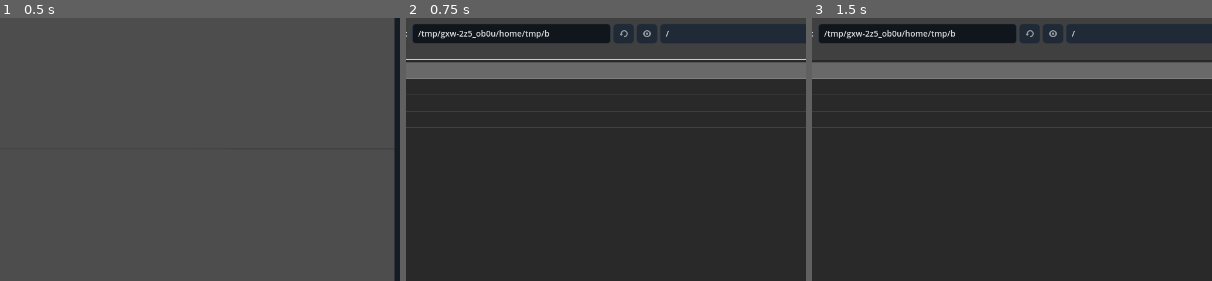
Above: before the commit, frames 1-3 (left to right).
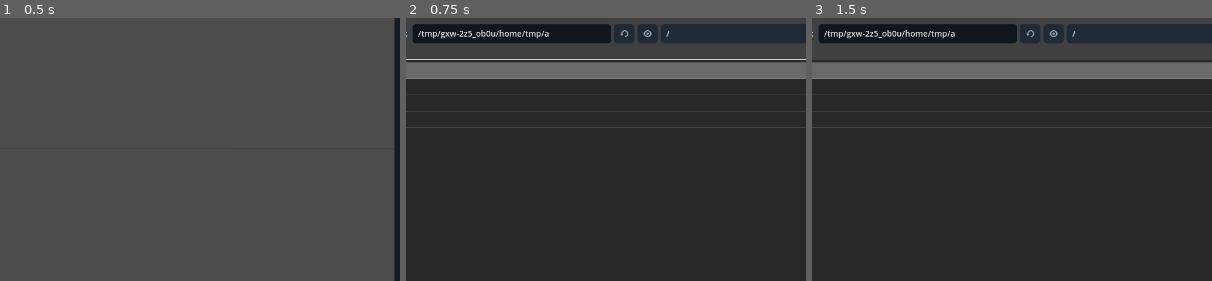
Above: after the commit, the same moments.

Repository: Onnevan/Kabuki
Game: Godot game, scene res://editor/main.tscn
Same seed, same stepped clock (60 frames per second), same inputs: the game is played once before the commit and once after it.
Inputs (mouse positions are % of the whole screen's width and height, from its top left):
- Up to frame 1 (0.5 s): no input
- Up to frame 2 (0.75 s): click "＋ IMPORT" at 0.5 s
- Up to frame 3 (1.5 s): click (37, 77) at 1.27 s; type "12" at 1.35 s
The pictures show only the part of the screen within x 27-77%, y 15-65%; the shares and areas given below are measured in that part.

Frame 1 is identical in both runs. In frame 2, less than 0.1% of the frame differs, in the area x 34-66%, y 3-9%; in frame 3, less than 0.1%.

Commit message:
Support non additive drawing poses and stroke erasing

Diff:
--- a/paint/drawing_data.gd
+++ b/paint/drawing_data.gd
@@ -34,14 +34,15 @@
 	if strokes.has(stroke_id):
 		strokes[stroke_id]["points"] = points.duplicate()
 
-func snapshot_pose() -> Dictionary:
+func snapshot_pose(visible_ids: Array[String] = []) -> Dictionary:
 	var pose: Dictionary = {}
+	var filter_visibility := not visible_ids.is_empty()
 	for stroke_id in stroke_order:
 		if not strokes.has(stroke_id): continue
 		var stroke: Dictionary = strokes[stroke_id]
 		pose[stroke_id] = {
 			"points": (stroke["points"] as PackedVector3Array).duplicate(),
-			"visible": bool(stroke.get("visible", true))
+			"visible": visible_ids.has(stroke_id) if filter_visibility else bool(stroke.get("visible", true))
 		}
 	return pose
 
@@ -120,3 +121,9 @@
 		if int(exposure["frame"]) == frame:
 			exposure["interpolation"] = interpolation
 			return
+
+func remove_stroke_from_pose(frame: int, stroke_id: String) -> void:
+	var pose := evaluate_pose(frame)
+	if pose.has(stroke_id):
+		pose[stroke_id]["visible"] = false
+	set_exposure(frame, pose, "hold")
